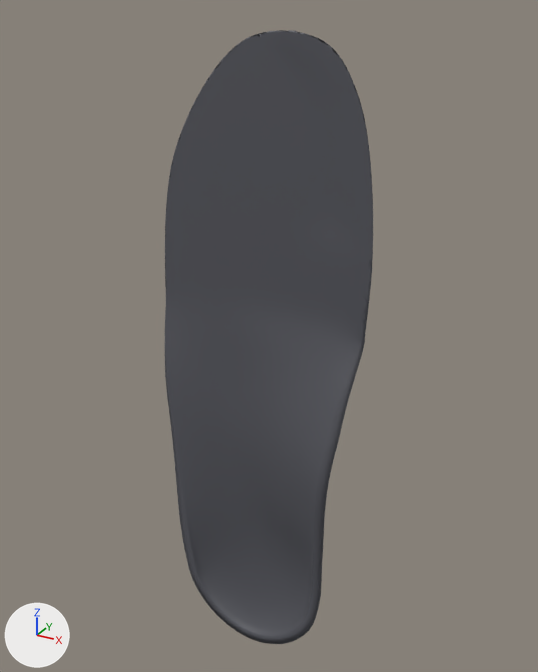
The glTF model models/PAIR-DRILL-FILL-1ST_LEFT.glb: old version first, new version second.
Both versions are drawn from a camera (50 mm lens) standing at (160.0, -287.0, 166.0) and looking at (2.0, 0.0, 23.0). The axes (+X, +Y, +Z) are drawn at lower left. The lights are the same throughout. The picture after the commit comes second. Where no turn or scale is listed for an object, it has been applied to the vertices.

Names of what the first picture shows: 'geometry_0'.
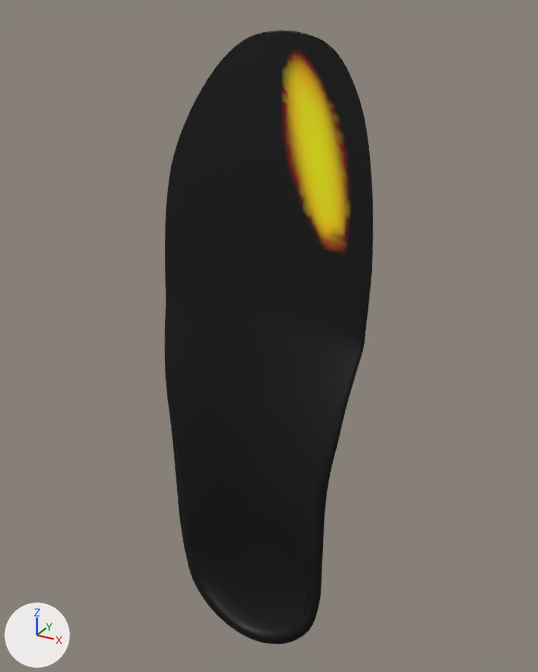
Boxes [x1, y1, x2, y2] around the edits, measured in the pictures (538 x 672 px):
part 1 of me_geometry_0, recoloured (dark grey to black): [165, 30, 373, 644] in both

The change, as a diff of the scene's bpy script:
```diff
--- a/models/PAIR-DRILL-FILL-1ST_LEFT.glb.py
+++ b/models/PAIR-DRILL-FILL-1ST_LEFT.glb.py
@@ me_geometry_0 @@
 me_geometry_0.from_pydata(...)  # 13999 vertices, 27998 faces; spans x -54.0..54.0, y -24.0..0.0, z -158.0..158.0
 # used by ob_geometry_0; location = (0.0, 0.0, 0.0)
+# me_geometry_0 part 1: 27998 faces centred in x -54.0..54.0, y -24.0..0.0, z -158.0..158.0 are repainted in the vertex colours; the middle colour goes from dark grey #55565d to black #000000
 me_geometry_0.materials.append(mat_defaultmaterial)
```
